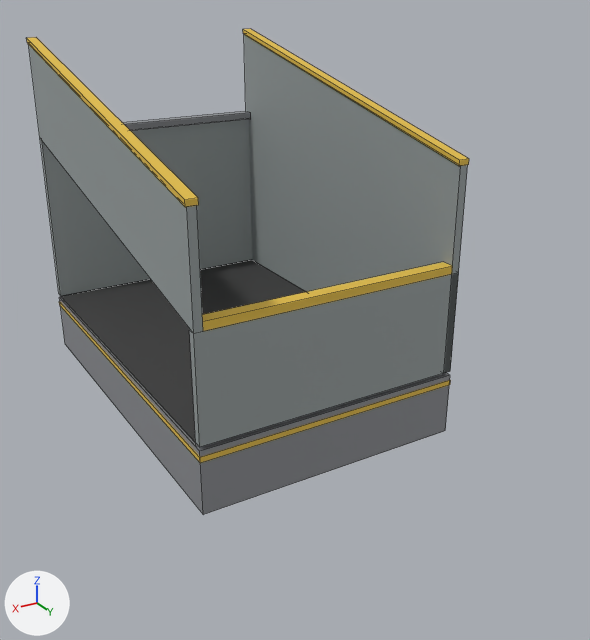
The Blender file game/assets/models/machines/sorting/source/grizzly_grate.blend, before and after one commit.
Before and after are seen from a 50 mm lens placed at (3.71, 6.99, 3.19), pointed at (0.9, 2.3, 0.85). Arrows for +X, +Y and +Z are at lower left; the lights stay in place. The first picture is the older version. Mesh edges are drawn as thin lines.

The first picture shows 'Belt', 'Frame'.
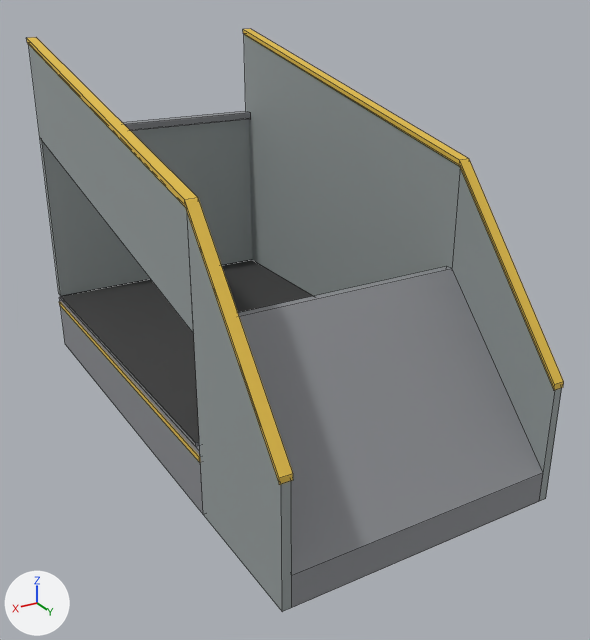
Scene script edits in JSON lines:
```json
{"block": "me_frame", "where": "# used by ob_frame; location = (0.0, 0.0, 0.0)"}
{"op": "remove", "block": "me_frame", "code": "me_frame.from_pydata(...)  # 88 vertices, 66 faces; spans x -0.01..2.01, y 0.0..3.01, z 0.0..2.69"}
{"op": "add", "block": "me_frame", "code": "me_frame.from_pydata(...)  # 122 vertices, 91 faces; spans x -0.01..2.01, y 0.0..4.0, z 0.0..2.69"}
{"block": "me_frame", "change": "me_frame part 1"}
{"block": "me_frame", "change": "16 vertices are removed from x 0.0..2.0, y 2.9..3.0, z 0.5..1.32"}
{"block": "me_frame", "change": "12 faces are deleted"}
{"block": "me_frame", "change": "25 vertices are added at x -0.01..2.01, y 2.94..4.0, z 0.0..2.05"}
{"block": "me_frame", "change": "12 new vertices lie (0.0, 1.0, -1.19) away from vertices in x -0.01..2.01, y 3.0, z 2.01..2.05"}
{"block": "me_frame", "change": "5 new vertices lie (1.88, 0.0, 0.0) away from vertices in x 0.06, y 2.94..4.0, z 0.0..1.3"}
{"block": "me_frame", "change": "12 new faces join them, mat_m_panel (grey #a2aaaa)"}
{"block": "me_frame", "change": "12 new faces join them, mat_m_trim (yellow #edc850)"}
{"block": "me_frame", "change": "7 new faces join them, mat_m_frame (grey #95979b)"}
{"block": "me_frame", "change": "other edits to the shape of me_frame do not show in these pictures"}
```

Changed parts and their boxes (x1, y1, x2, y2) in the pictures (590 x 640 px):
```json
{"object": "Frame", "change": "reshaped", "before": [26, 29, 469, 515], "after": [26, 29, 564, 612], "on screen": "21% wider, 20% taller"}
{"part": 1, "of": "me_frame", "change": "built on", "before": [189, 262, 459, 447], "after": [185, 159, 564, 612]}
```
